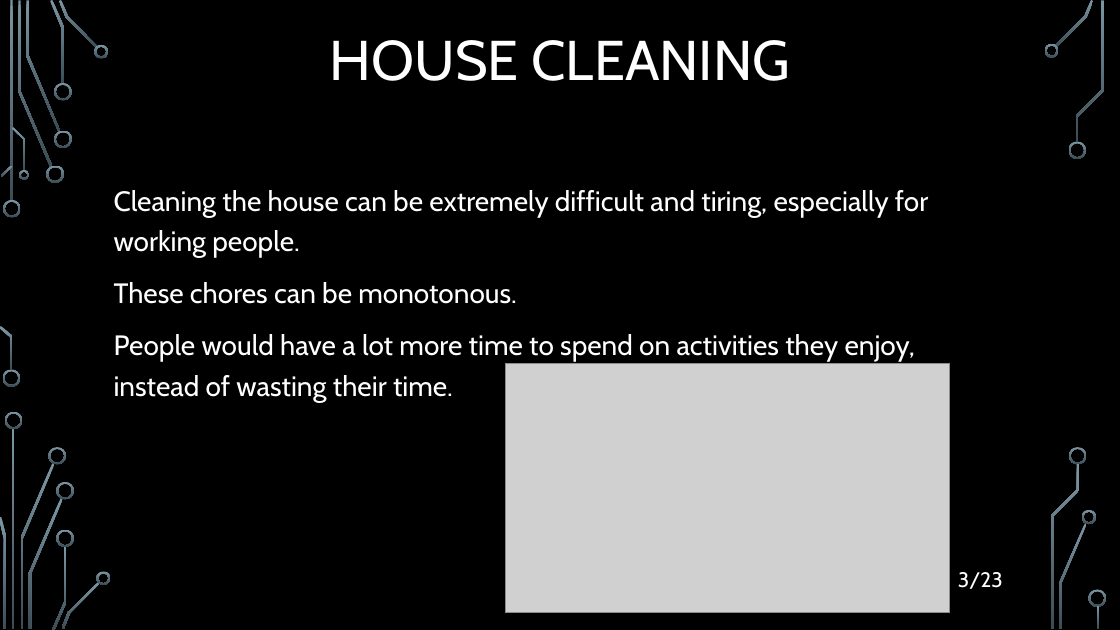
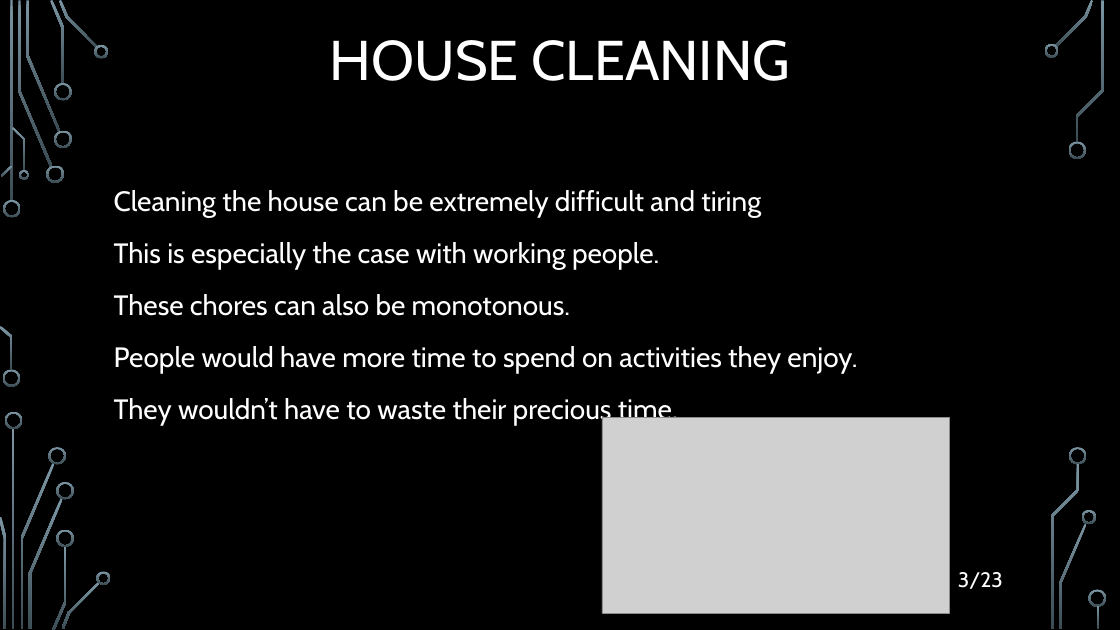
Before and after one commit to filozof50/UP, a slide deck: slide 3 of hw2/H2020.pptx. Drawn at 1120x630 pixels with LibreOffice and Linux fonts; fonts in the diff are those of the drawing; grey boxes stand for pictures; background and template pictures are left out. Boxes give left, top, right and bottom in pixels: in the first picture for what was removed or moved away, otherwise in the second. Text is boxed around its words. In the diff, an @@ line names an element or a change of style, - is before the commit and + after.

```diff
--- a/hw2/H2020.pptx
+++ b/hw2/H2020.pptx
@@ text at (114,190,857,426): text changed @@
-Cleaning the house can be extremely difficult and tiring, especially for working people.
-These chores can be monotonous.
-People would have a lot more time to spend on activities they enjoy, instead of wasting their time.
+Cleaning the house can be extremely difficult and tiring
+This is especially the case with working people.
+These chores can also be monotonous.
+People would have more time to spend on activities they enjoy.
+They wouldn’t have to waste their precious time.
@@ picture: place and size @@
-picture at (506,363,950,613)
+picture at (602,418,950,613)
```
Also in this commit, not shown: 3 other slides changed.
